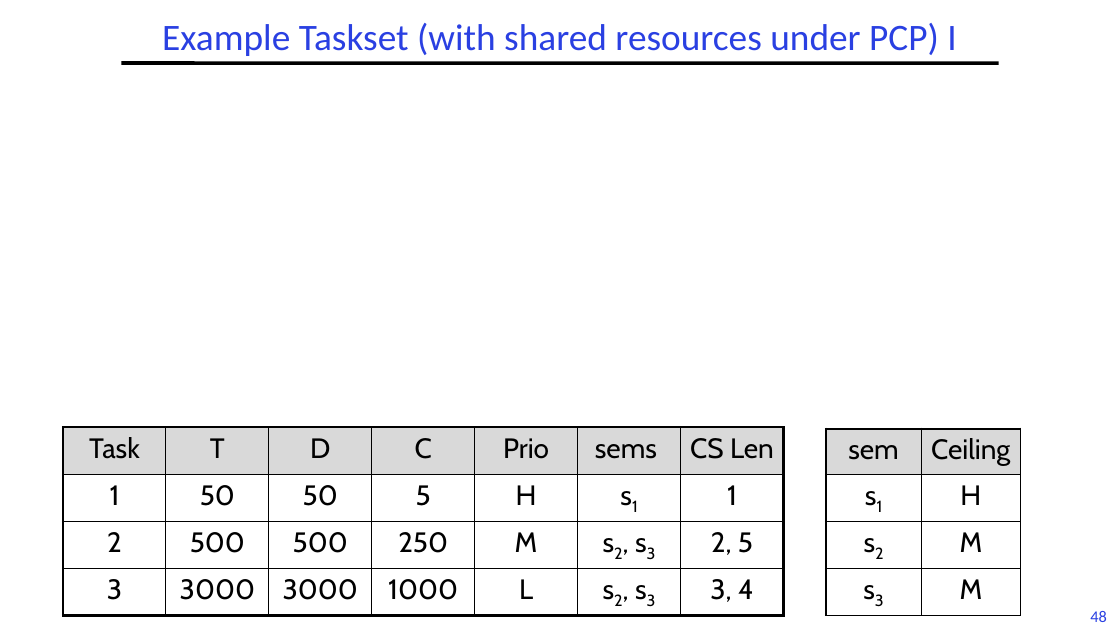
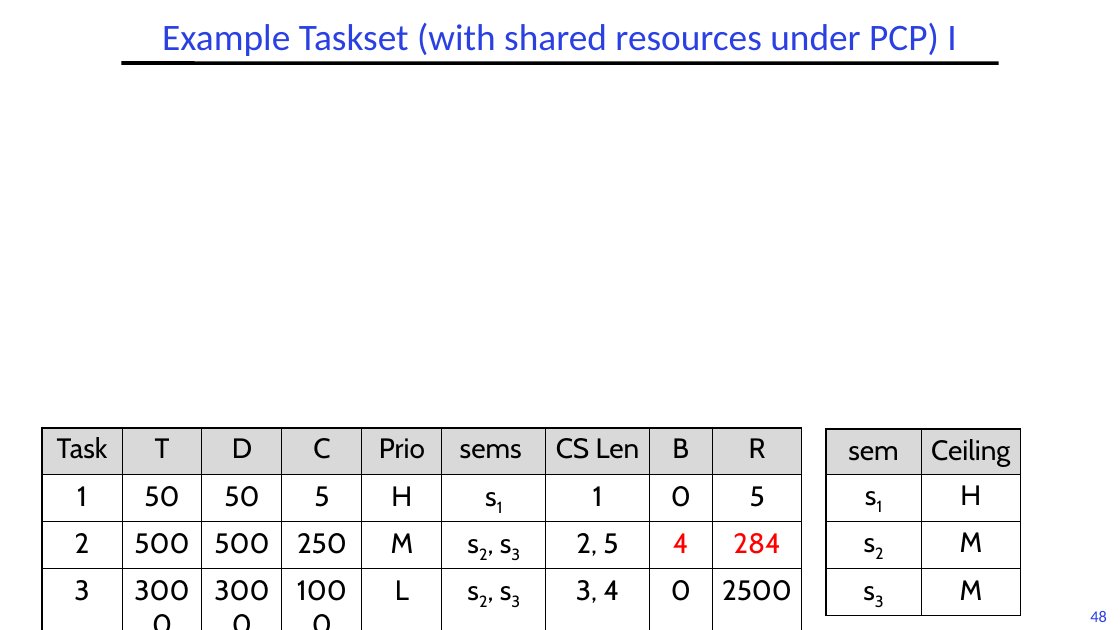
Before and after one commit to guhofstra/CSC256Fa25, a slide deck: slide 48 of PPTs/L6-RTScheduling II.pptx. Drawn at 1120x630 pixels with LibreOffice and Linux fonts; fonts in the diff are those of the drawing; grey boxes stand for pictures. Boxes give left, top, right and bottom in pixels: in the first picture for what was removed or moved away, otherwise in the second. Text is boxed around its words. In the diff, an @@ line names an element or a change of style, - is before the commit and + after.

```diff
--- a/PPTs/L6-RTScheduling II.pptx
+++ b/PPTs/L6-RTScheduling II.pptx
@@ table at <box>42,428,802,616</box> @@
+column 8: B | 0 | 4 | 0
+column 9: R | 5 | 284 | 2500
@@ table: place and size @@
-table at <box>63,428,785,616</box>
+table at <box>42,428,802,616</box>
```
Also in this commit, not shown: 2 other slides changed, 1 other file.
